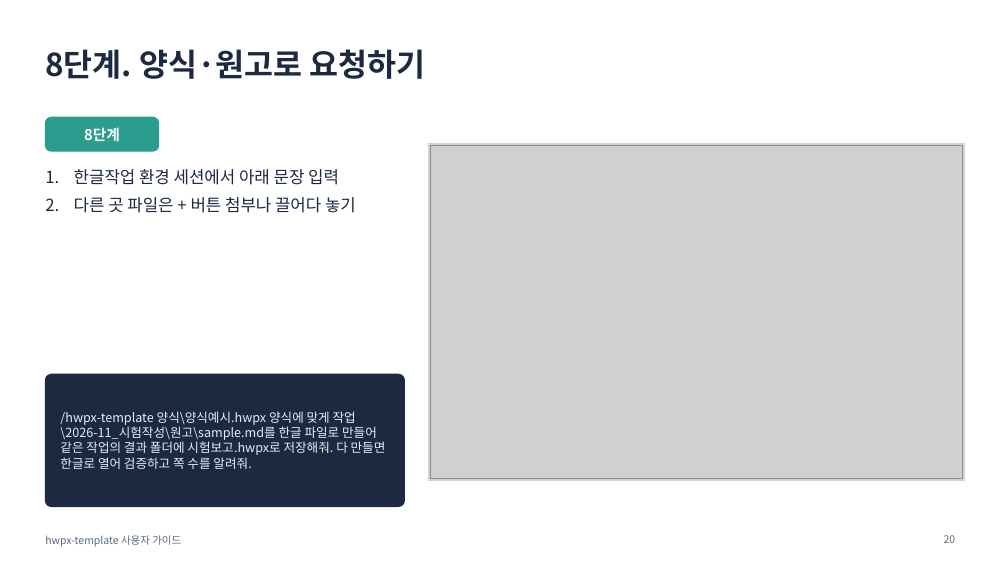
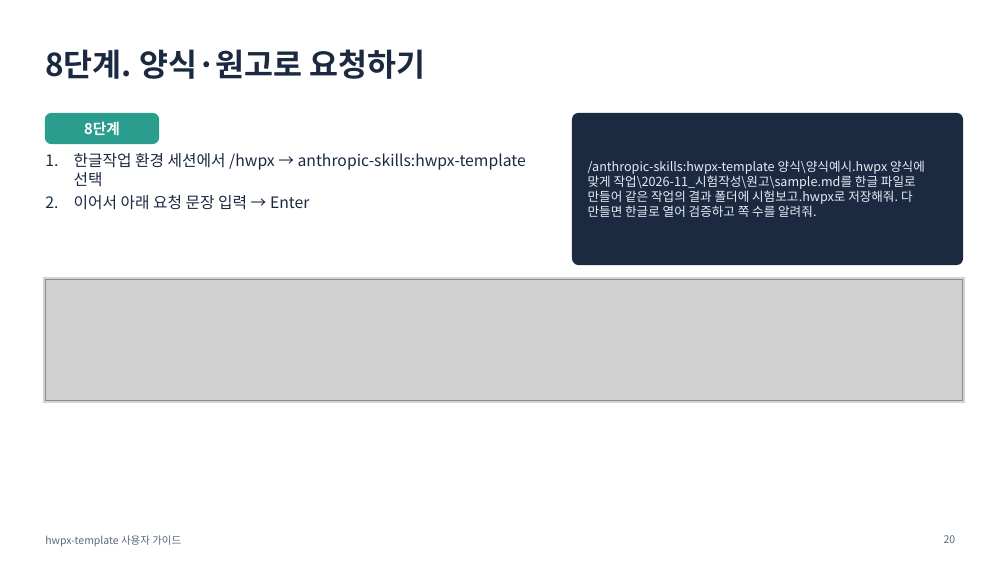
Before and after one commit to emilyJ7/hwpx-template-public, a slide deck: slide 20 of docs/사용자가이드.pptx. Drawn at 1008x567 pixels with LibreOffice and Linux fonts; fonts in the diff are those of the drawing; grey boxes stand for pictures. Boxes give left, top, right and bottom in pixels: in the first picture for what was removed or moved away, otherwise in the second. Text is boxed around its words. In the diff, an @@ line names an element or a change of style, - is before the commit and + after.

```diff
--- a/docs/사용자가이드.pptx
+++ b/docs/사용자가이드.pptx
@@ text "8단계" moved from (x1=84, y1=127, x2=120, y2=142) to (x1=84, y1=121, x2=120, y2=136) @@
@@ rounded rectangle moved from (x1=45, y1=117, x2=159, y2=151) to (x1=45, y1=113, x2=159, y2=144) @@
@@ rounded rectangle at (x1=45, y1=113, x2=159, y2=144): proportions changed @@
@@ rounded rectangle at (x1=572, y1=113, x2=963, y2=265): proportions changed @@
@@ rounded rectangle resized from (x1=45, y1=374, x2=405, y2=507) to (x1=572, y1=113, x2=963, y2=265) @@
@@ text at (x1=74, y1=153, x2=526, y2=210): text changed; size 16 to 15 pt @@
-1. 한글작업 환경 세션에서 아래 문장 입력
-2. 다른 곳 파일은 + 버튼 첨부나 끌어다 놓기
+1. 한글작업 환경 세션에서 /hwpx → anthropic-skills:hwpx-template 선택
+2. 이어서 아래 요청 문장 입력 → Enter
@@ text at (x1=588, y1=160, x2=925, y2=217): text changed @@
-/hwpx-template 양식\양식예시.hwpx 양식에 맞게 작업\2026-11_시험작성\원고\sample.md를 한글 파일로 만들어 같은 작업의 결과 폴더에 시험보고.hwpx로 저장해줘. 다 만들면 한글로 열어 검증하고 쪽 수를 알려줘.
+/anthropic-skills:hwpx-template 양식\양식예시.hwpx 양식에 맞게 작업\2026-11_시험작성\원고\sample.md를 한글 파일로 만들어 같은 작업의 결과 폴더에 시험보고.hwpx로 저장해줘. 다 만들면 한글로 열어 검증하고 쪽 수를 알려줘.
@@ rectangle resized from (x1=429, y1=144, x2=965, y2=481) to (x1=43, y1=278, x2=965, y2=403) @@
@@ picture resized from (x1=431, y1=146, x2=963, y2=479) to (x1=45, y1=280, x2=963, y2=401) @@
```
Also in this commit, not shown: 4 other slides changed, 10 other files.
